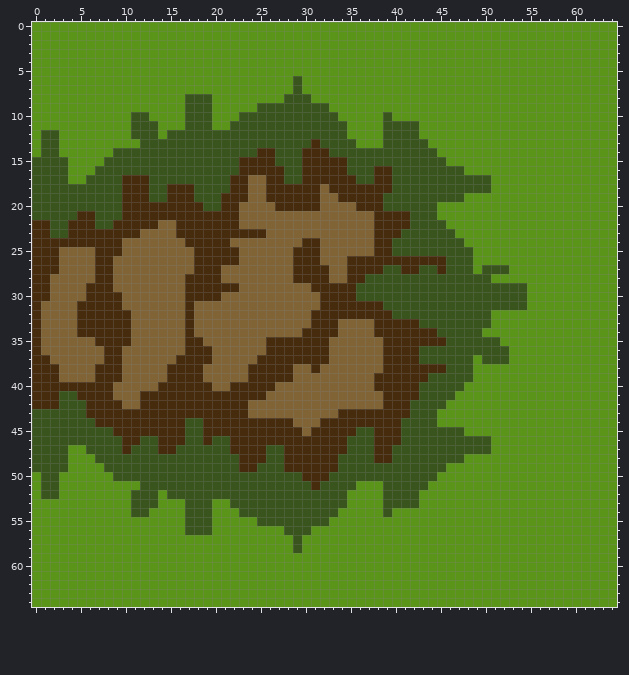
Sprite sheet: sandbox/Assets/Sprites/Tiles/ArisTiles/TileSprites/Ground17.png. Above is the file before it was changed.
The file is 65x65 pixels. Pixels under 10% opacity are left out.
After the commit:
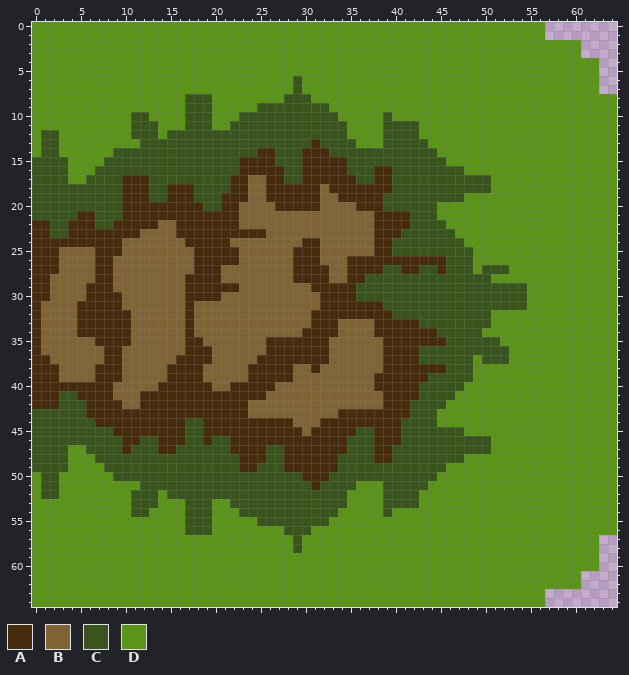
Palette (. is transparent): A #462b0c  B #806436  C #39541d  D #5a951a
Diff:
Colour D is removed in rows 0 to 1 at x 57 to 64; in rows 2 to 3 at x 61 to 64; in rows 4 to 7 at x 63 to 64; in rows 57 to 60 at x 63 to 64; in rows 61 to 62 at x 61 to 64; in rows 63 to 64 at x 57 to 64.
Changed places in both pictures, as pixel boxes (x1, y1, x2, y2):
erased: (545, 22, 617, 94)
erased: (545, 535, 617, 607)
